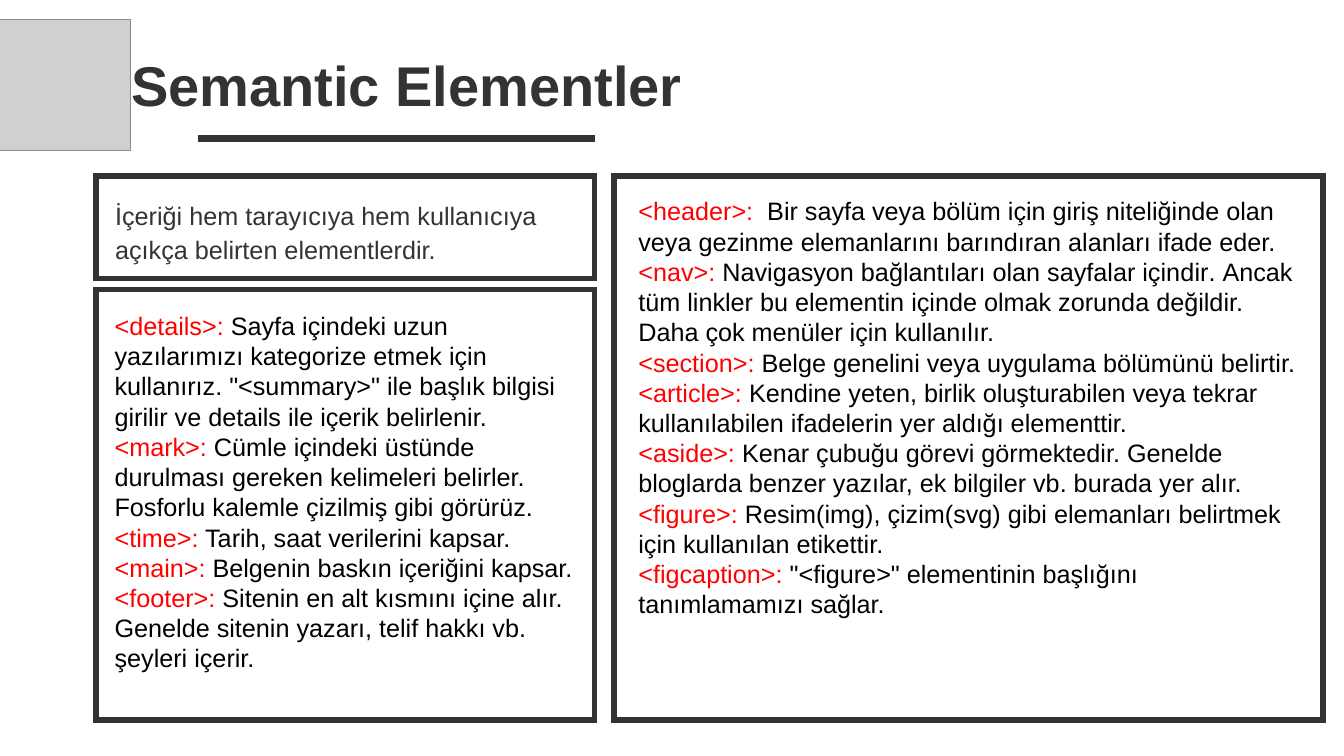
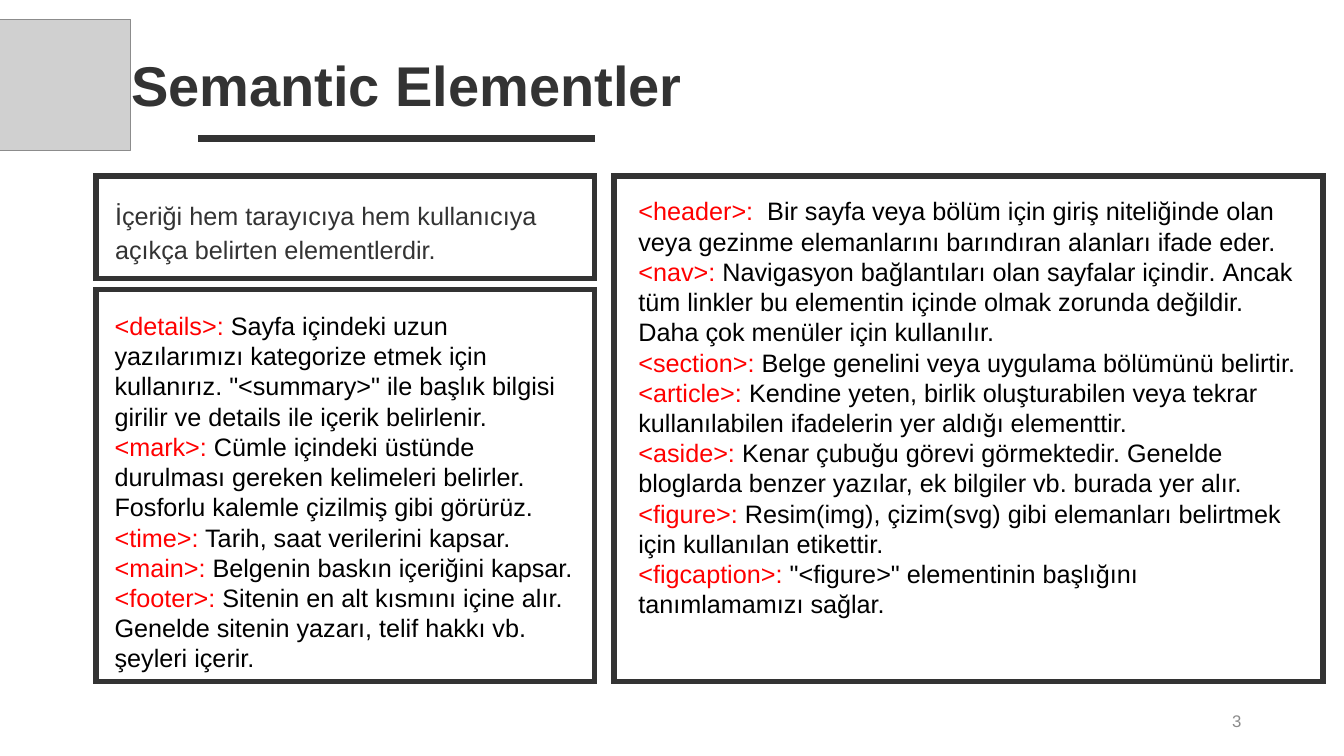
Before and after one commit to TechCareer-FrontEnd-1/tubisad-frontend-wjolnir, a slide deck: slide 3 of Research Homeworks/Research Homeworks.pptx. Drawn at 1344x756 pixels with LibreOffice and Linux fonts; fonts in the diff are those of the drawing; grey boxes stand for pictures. Boxes give left, top, right and bottom in pixels: in the first picture for what was removed or moved away, otherwise in the second. Text is boxed around its words. In the diff, an @@ line names an element or a change of style, - is before the commit and + after.

```diff
--- a/Research Homeworks/Research Homeworks.pptx
+++ b/Research Homeworks/Research Homeworks.pptx
@@ rectangle: place and size @@
-rectangle at [614,176,1323,721]
+rectangle at [614,176,1323,682]
@@ rectangle: place and size @@
-rectangle at [96,289,595,720]
+rectangle at [96,289,595,682]
@@ page number added at [1232,715,1241,727], 12 pt, text #8C8C8C @@
+3
```
Also in this commit, not shown: 17 other slides changed.
